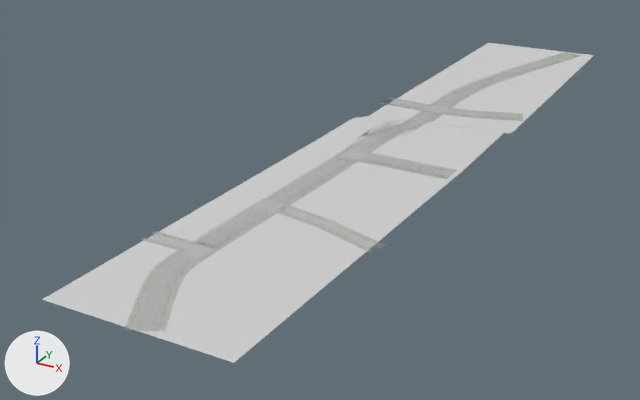
A saved change to the FBX model Speedhunt/Assets/_scenes/zirmunai_drag/base.fbx.
Camera for both pictures: a camera (50 mm lens) standing at (285.0, -1419.0, 355.0) and looking at (-175.0, -582.0, -64.0). Every picture has the same lights, and +X, +Y and +Z are marked at lower left. Where no turn or scale is listed for an object, it has been applied to the vertices.

Names of what the first picture shows: 'Default Road 009', 'default'.
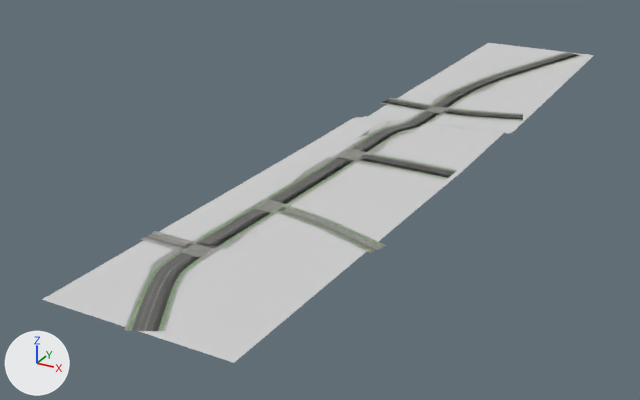
Patch to the scene script:
```diff
--- a/Speedhunt/Assets/_scenes/zirmunai_drag/base.fbx.py
+++ b/Speedhunt/Assets/_scenes/zirmunai_drag/base.fbx.py
@@ mat_sidewalk @@
 n5 = _N.new('ShaderNodeNormalMap'); n5.name = 'Normal Map'
-n6 = _N.new('ShaderNodeTexImage'); n6.name = 'Image Texture.003'
-n6.image = img_pavement2_png
 _L.new(n2.outputs[0], n0.inputs[0])  # 'Color' to 'Base Color'
@@ mat_sidewalk @@
 n0 = _N.new('ShaderNodeBsdfPrincipled'); n0.name = 'Principled BSDF'
 n2 = _N.new('ShaderNodeTexImage'); n2.name = 'Image Texture'
 _L.new(n5.outputs[0], n0.inputs[5])  # 'Normal' to 'Normal'
-_L.new(n6.outputs[0], n0.inputs[4])  # 'Color' to 'Alpha'
 _L.new(n0.outputs[0], n1.inputs[0])  # 'BSDF' to 'Surface'
+_L.new(n2.outputs[1], n0.inputs[4])  # 'Alpha' to 'Alpha'
@@ mat_2x2_lane_road @@
 n5 = _N.new('ShaderNodeNormalMap'); n5.name = 'Normal Map'
-n6 = _N.new('ShaderNodeTexImage'); n6.name = 'Image Texture.003'
-n6.image = img_road2x2lane_d_png
 _L.new(n2.outputs[0], n0.inputs[0])  # 'Color' to 'Base Color'
@@ mat_2x2_lane_road @@
 n0 = _N.new('ShaderNodeBsdfPrincipled'); n0.name = 'Principled BSDF'
 n2 = _N.new('ShaderNodeTexImage'); n2.name = 'Image Texture'
 _L.new(n5.outputs[0], n0.inputs[5])  # 'Normal' to 'Normal'
-_L.new(n6.outputs[0], n0.inputs[4])  # 'Color' to 'Alpha'
 _L.new(n0.outputs[0], n1.inputs[0])  # 'BSDF' to 'Surface'
+_L.new(n2.outputs[1], n0.inputs[4])  # 'Alpha' to 'Alpha'
@@ mat_sidewalk_1 @@
 n5 = _N.new('ShaderNodeNormalMap'); n5.name = 'Normal Map'
-n6 = _N.new('ShaderNodeTexImage'); n6.name = 'Image Texture.003'
-n6.image = img_pavement_png
 _L.new(n2.outputs[0], n0.inputs[0])  # 'Color' to 'Base Color'
@@ mat_sidewalk_1 @@
 n0 = _N.new('ShaderNodeBsdfPrincipled'); n0.name = 'Principled BSDF'
 n2 = _N.new('ShaderNodeTexImage'); n2.name = 'Image Texture'
 _L.new(n5.outputs[0], n0.inputs[5])  # 'Normal' to 'Normal'
-_L.new(n6.outputs[0], n0.inputs[4])  # 'Color' to 'Alpha'
 _L.new(n0.outputs[0], n1.inputs[0])  # 'BSDF' to 'Surface'
+_L.new(n2.outputs[1], n0.inputs[4])  # 'Alpha' to 'Alpha'
@@ mat_road_material @@
 n0 = _N.new('ShaderNodeBsdfPrincipled'); n0.name = 'Principled BSDF'
 n2 = _N.new('ShaderNodeTexImage'); n2.name = 'Image Texture'
 n3.image = img_road2lane_d_png
-n4 = _N.new('ShaderNodeTexImage'); n4.name = 'Image Texture.002'
-n4.image = img_road2lane_d_png
 _L.new(n2.outputs[0], n0.inputs[0])  # 'Color' to 'Base Color'
 _L.new(n3.outputs[0], n0.inputs[18])  # 'Color' to 'Transmission Weight'
-_L.new(n4.outputs[0], n0.inputs[4])  # 'Color' to 'Alpha'
 _L.new(n0.outputs[0], n1.inputs[0])  # 'BSDF' to 'Surface'
+_L.new(n2.outputs[1], n0.inputs[4])  # 'Alpha' to 'Alpha'
@@ mat_race_track_material @@
 n0 = _N.new('ShaderNodeBsdfPrincipled'); n0.name = 'Principled BSDF'
 n2 = _N.new('ShaderNodeTexImage'); n2.name = 'Image Texture'
 n3.image = img_roadsample_d_png
-n4 = _N.new('ShaderNodeTexImage'); n4.name = 'Image Texture.002'
-n4.image = img_roadsample_d_png
 _L.new(n2.outputs[0], n0.inputs[0])  # 'Color' to 'Base Color'
 _L.new(n3.outputs[0], n0.inputs[18])  # 'Color' to 'Transmission Weight'
-_L.new(n4.outputs[0], n0.inputs[4])  # 'Color' to 'Alpha'
 _L.new(n0.outputs[0], n1.inputs[0])  # 'BSDF' to 'Surface'
+_L.new(n2.outputs[1], n0.inputs[4])  # 'Alpha' to 'Alpha'
@@ me_default_road_009 @@
-me_default_road_009.from_pydata(...)  # 2585 vertices, 4459 faces; spans x -191.0..4.0, y -1005.0..-1.0, z 0.0..11.0
+me_default_road_009.from_pydata(...)  # 2017 vertices, 3479 faces; spans x -191.0..4.0, y -1005.0..-1.0, z 0.0..11.0
+# me_default_road_009 part 1: 8 vertices moved from x -147.0..-86.0, y -915.0..-591.0, z 10.0..11.0 to x -152.0..-86.0, y -915.0..-591.0, z 10.0..11.0; 366 vertices removed from x -149.0..-107.0, y -893.0..-566.0, z 10.0; 20 vertices added at x -153.0..-102.0, y -893.0..-566.0, z 10.0
+# me_default_road_009 part 2: 4 vertices moved from x -128.0..-89.0, y -341.0..-252.0, z 0.0 to x -132.0..-84.0, y -341.0..-252.0, z 0.0; 234 vertices removed from x -124.0..-101.0, y -397.0..-297.0, z 0.0; 12 vertices added at x -130.0..-98.0, y -391.0..-365.0, z 0.0
+# me_default_road_009 part 3: 9 kept faces spanning x -152.0..-84.0, y -915.0..-227.0, z 0.0..10.0 get new texture (UV) coordinates
 me_default_road_009.materials.append(mat_sidewalk)
```

Where the change shows, as pixel boxes (x1, y1, x2, y2) in the pictures (640 x 400 px):
'Default Road 009', surface changed, reshaped: before (124, 52, 580, 331); after (124, 52, 581, 331)
part 1 of me_default_road_009, cut back: before (159, 152, 380, 256); after (154, 142, 389, 263)
part 2 of me_default_road_009, cut back: before (427, 92, 464, 114); after (422, 92, 479, 113)
part 3 of me_default_road_009, surface changed: after (151, 84, 495, 266)
